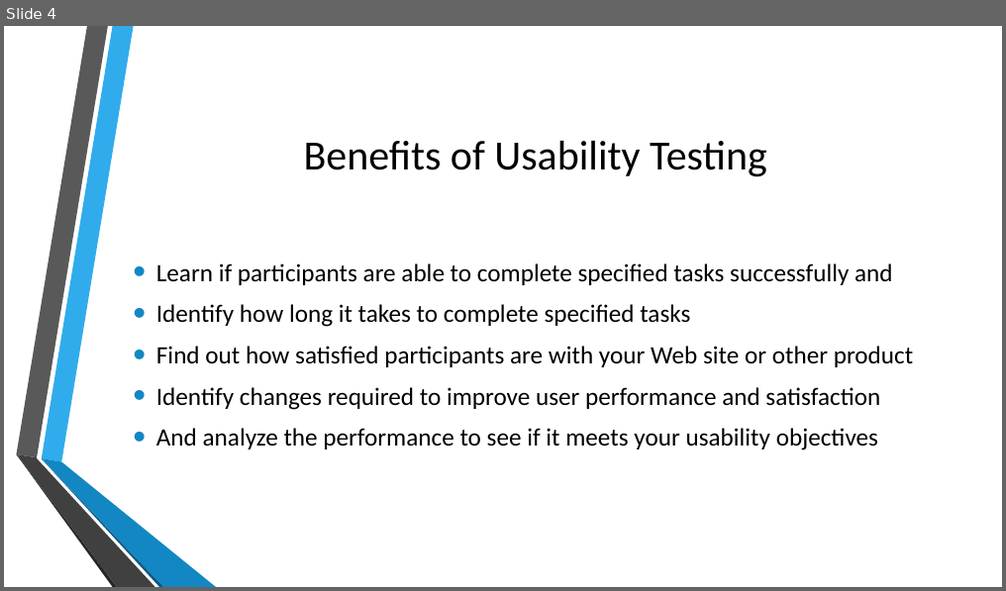
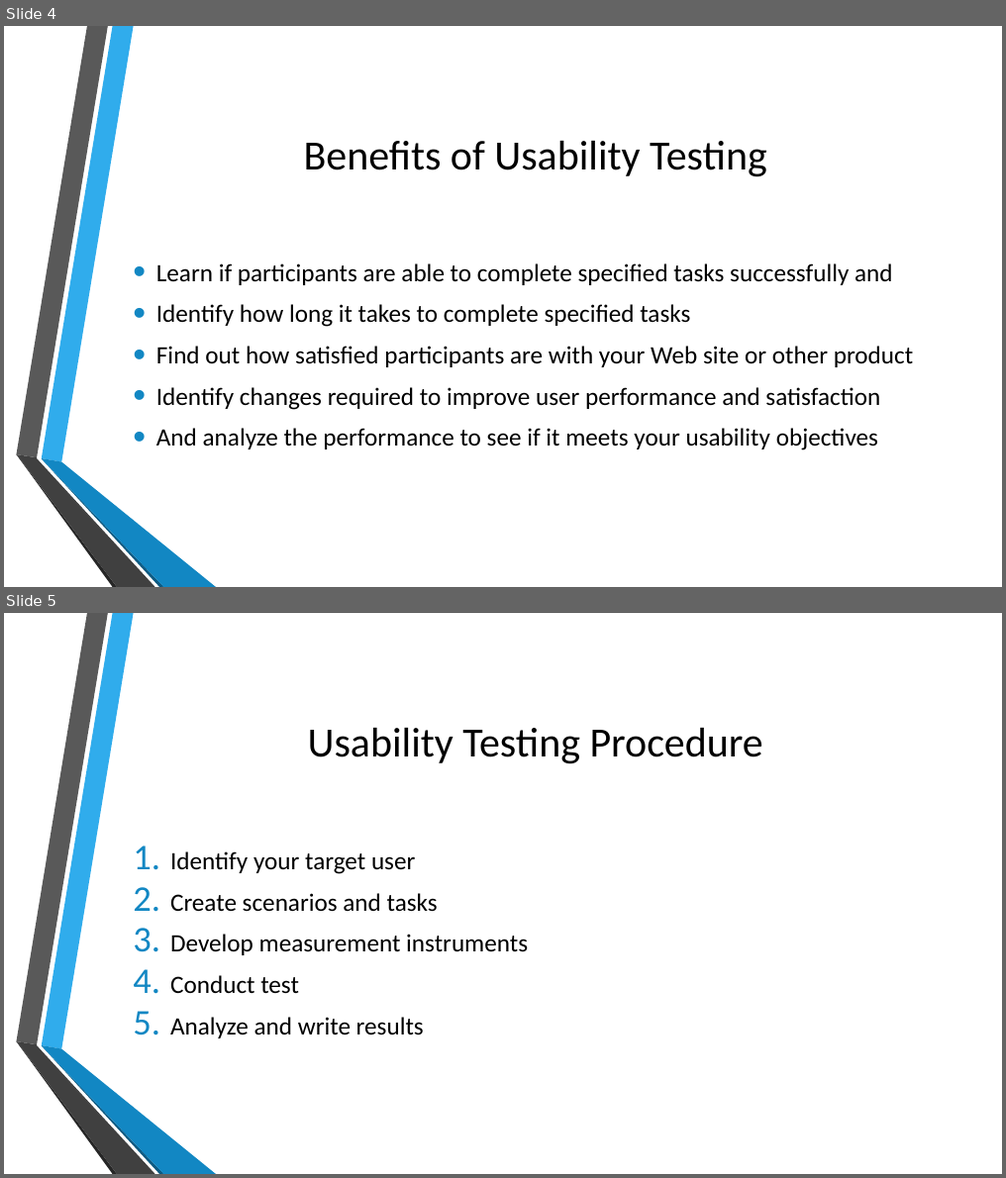
Before and after one commit to doctorlam/tecm4180, a slide deck: readings/usability.pptx. Shown one above the other, each under a label of ours: slide 4 before the commit, slides 4 and 5 after it. The pictures are 1006x591 and 1006x1178 pixels, drawn with LibreOffice and Linux fonts; fonts in the diff are those of the drawing; background and template pictures are left out. Boxes give left, top, right and bottom in pixels: in the first picture for what was removed or moved away, otherwise in the second. Text is boxed around its words. In the diff, an @@ line names an element or a change of style, - is before the commit and + after.

Commit message:
updated ppt

```diff
--- a/readings/usability.pptx
+++ b/readings/usability.pptx
@@ slide 5 added at [4, 613, 1002, 1174], background picture (left out); not listed: 6 template elements that a slide beside it also shows @@
@@ title added at [308, 728, 763, 764], 40 pt, text #000000 @@
+Usability Testing Procedure
@@ text added at [170, 852, 528, 1039], 24 pt, text #000000 @@
+1. Identify your target user
+2. Create scenarios and tasks
+3. Develop measurement instruments
+4. Conduct test
+5. Analyze and write results
```
Also in this commit, not shown: 1 other file.
